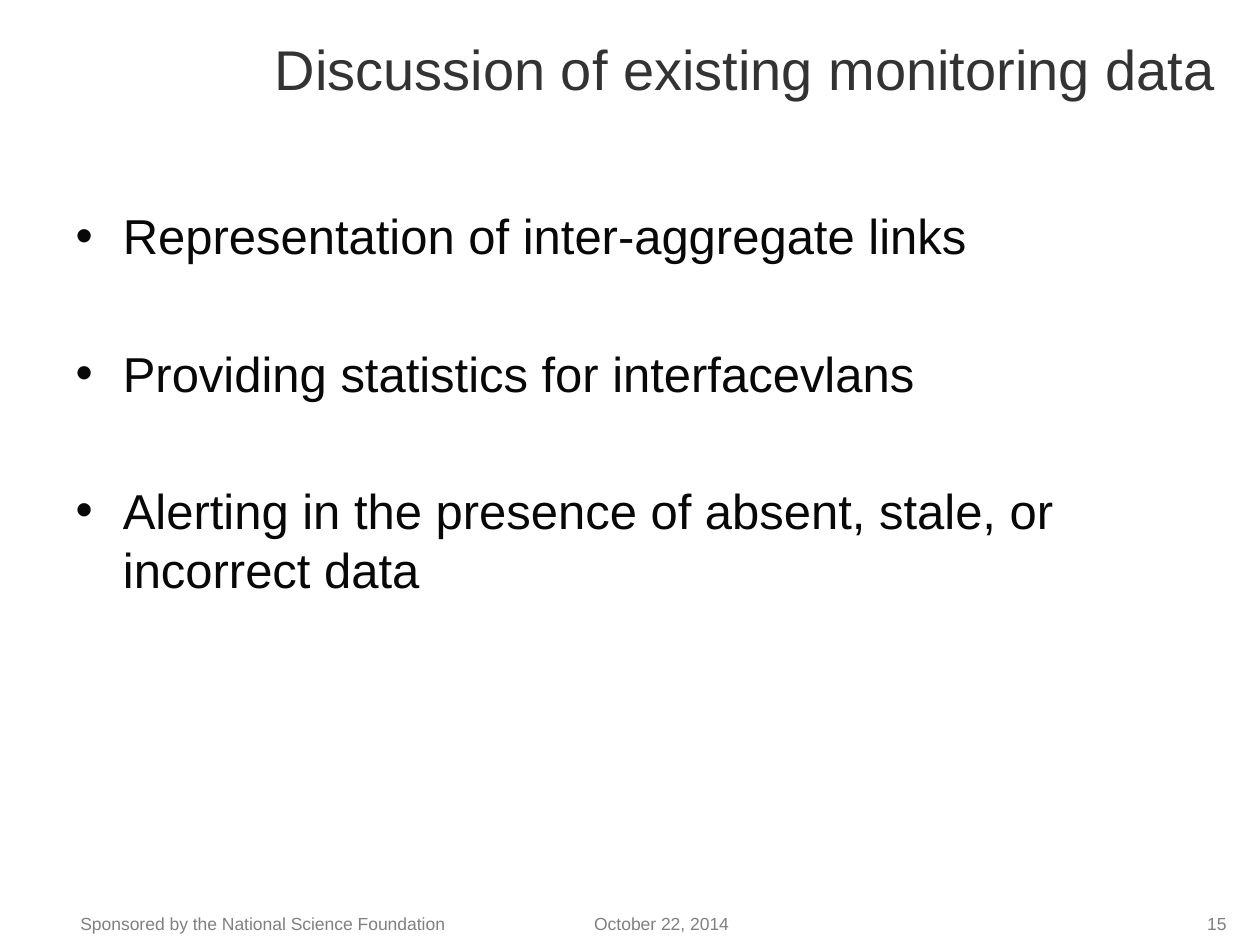
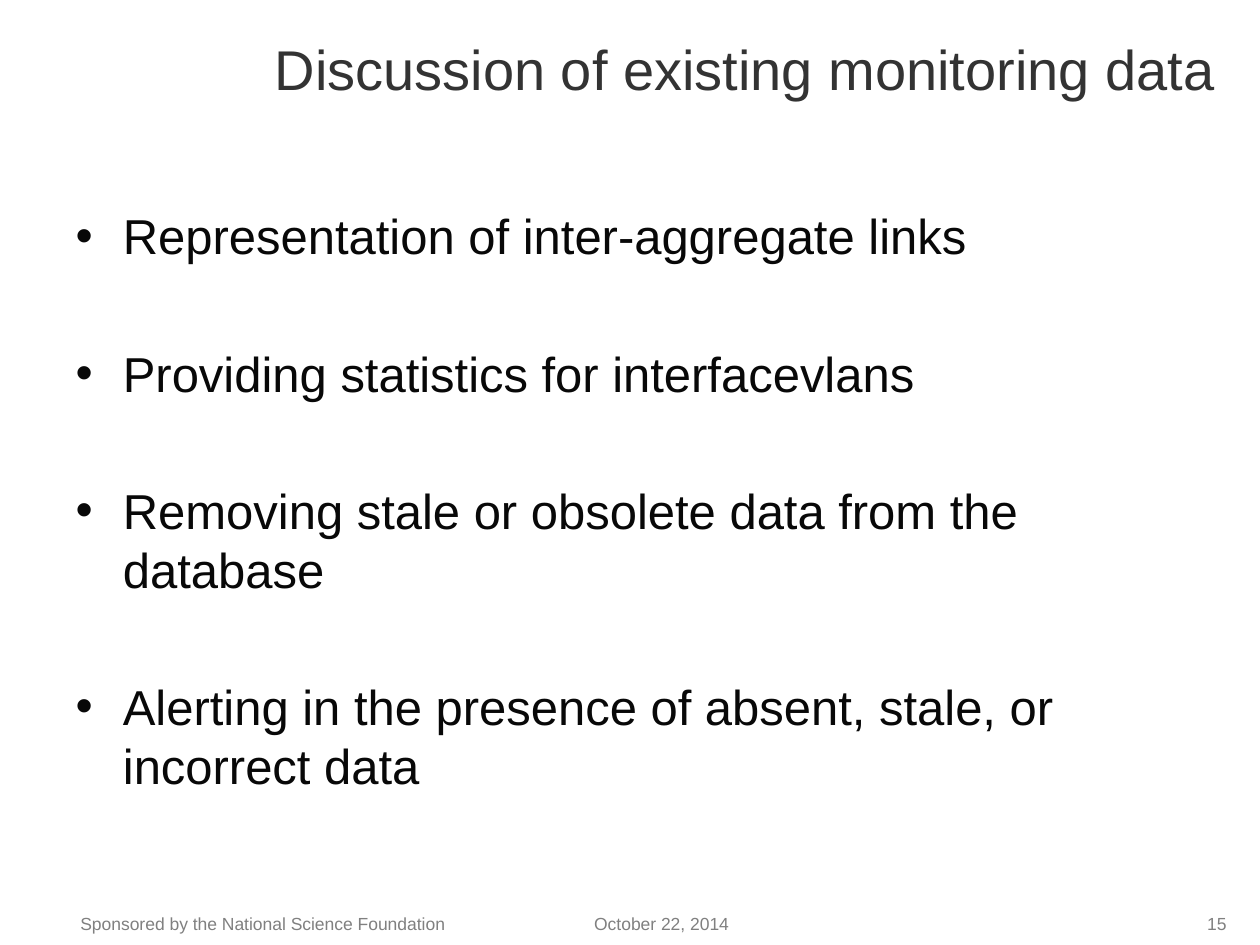
Before and after one commit to tcmitchell/geni-ops-monitoring, a slide deck: slide 15 of doc/slides/GEC21/monitoring-meeting-gec21.pptx. Drawn at 1260x945 pixels with LibreOffice and Linux fonts; fonts in the diff are those of the drawing; background and template pictures are left out. Boxes give left, top, right and bottom in pixels: in the first picture for what was removed or moved away, otherwise in the second. Text is boxed around its words. In the diff, an @@ line names an element or a change of style, - is before the commit and + after.

Commit message:
Fix some nits in the sample JSON response data that Stéphane saw.
Also, add a bullet item for removing stale data from the database.

```diff
--- a/doc/slides/GEC21/monitoring-meeting-gec21.pptx
+++ b/doc/slides/GEC21/monitoring-meeting-gec21.pptx
@@ text at (123,493,1018,589): paragraph added @@
+• Removing stale or obsolete data from the database
```
Also in this commit, not shown: 9 other slides changed.
